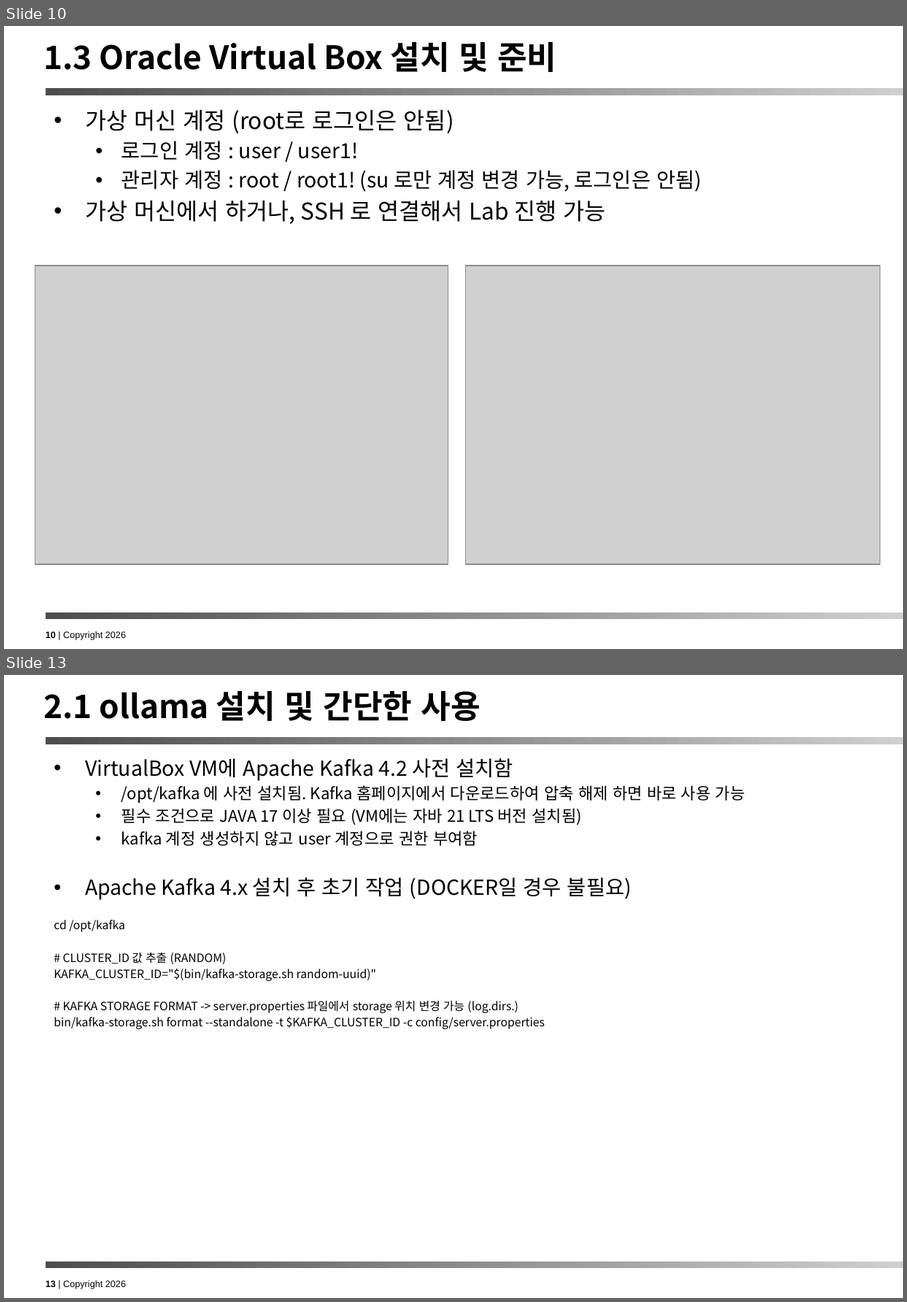
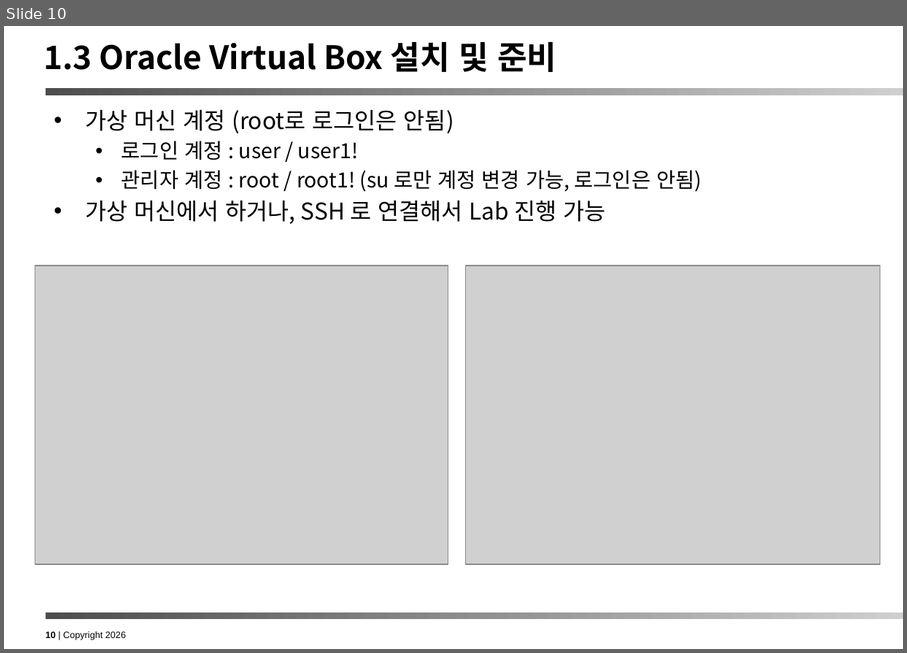
Before and after one commit to ykchang/ontology_handson, a slide deck: doc/Ontology Hands On Lab.pptx. Shown one above the other, each under a label of ours: slides 10 and 13 before the commit, slide 10 after it; the slides between them are not shown. The pictures are 907x1302 and 907x653 pixels, drawn with LibreOffice and Linux fonts; fonts in the diff are those of the drawing; grey boxes stand for pictures. Boxes give left, top, right and bottom in pixels: in the first picture for what was removed or moved away, otherwise in the second. Text is boxed around its words. In the diff, an @@ line names an element or a change of style, - is before the commit and + after.

Commit message:
2026.05.21 작업 결과 COMMIT

```diff
--- a/doc/Ontology Hands On Lab.pptx
+++ b/doc/Ontology Hands On Lab.pptx
@@ slide 13 removed at bbox=[4, 675, 903, 1298], background #FFFFFF; not listed: 3 template elements that a slide beside it also shows @@
@@ title removed at bbox=[43, 691, 481, 721] @@
-2.1 ollama 설치 및 간단한 사용
@@ text removed at bbox=[54, 758, 746, 1029] @@
-• VirtualBox VM에 Apache Kafka 4.2 사전 설치함
-  • /opt/kafka 에 사전 설치됨. Kafka 홈페이지에서 다운로드하여 압축 해제 하면 바로 사용 가능
-  • 필수 조건으로 JAVA 17 이상 필요 (VM에는 자바 21 LTS 버전 설치됨)
-  • kafka 계정 생성하지 않고 user 계정으로 권한 부여함
-• Apache Kafka 4.x 설치 후 초기 작업 (DOCKER일 경우 불필요)
-cd /opt/kafka
-# CLUSTER_ID 값 추출 (RANDOM)
-KAFKA_CLUSTER_ID="$(bin/kafka-storage.sh random-uuid)"
-# KAFKA STORAGE FORMAT -> server.properties 파일에서 storage 위치 변경 가능 (log.dirs.)
-bin/kafka-storage.sh format --standalone -t $KAFKA_CLUSTER_ID -c config/server.properties
```
Also in this commit, not shown: 3 slides changed, 27 slides added, 6 other slides removed, 5 other files.
